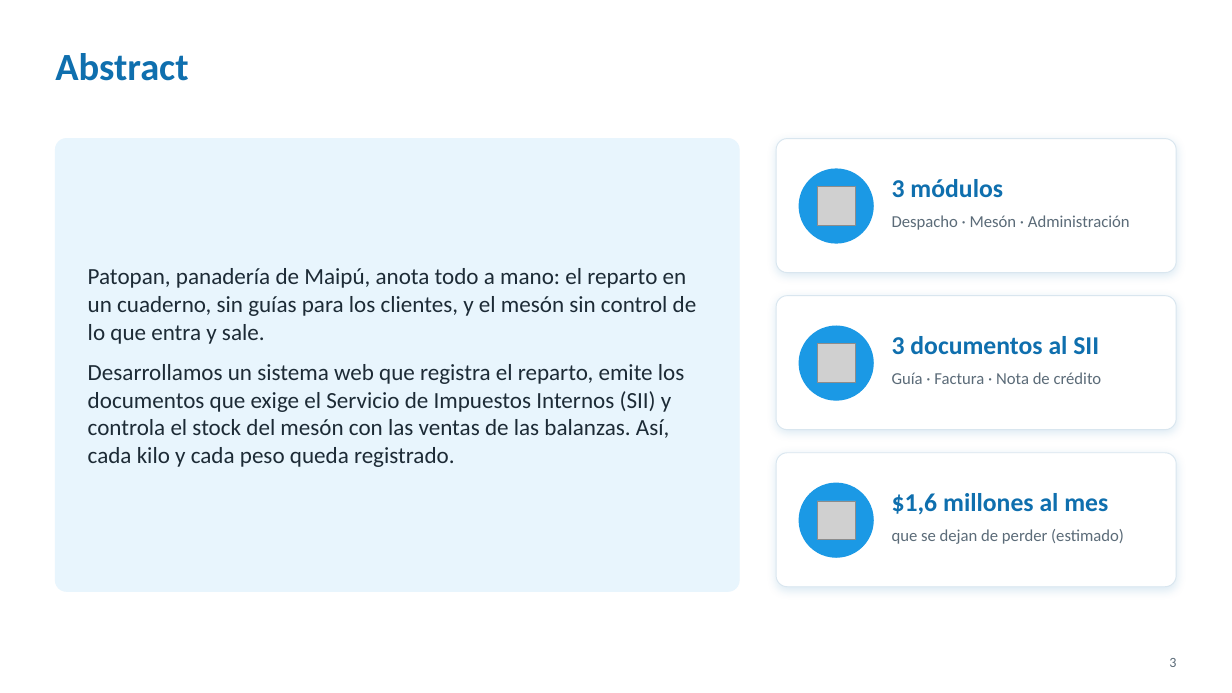
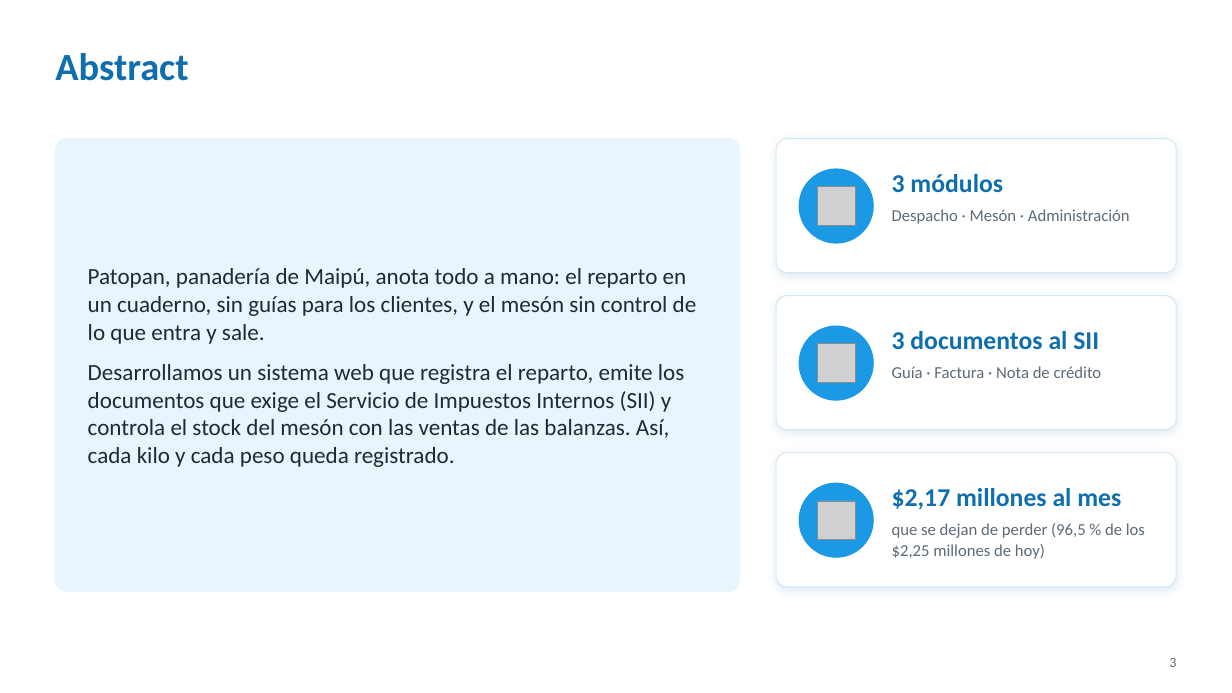
Before and after one commit to Javi3rr/proyecto-capstone, a slide deck: slide 3 of Fase 3/Evidencias Grupales/2. Presentación/Patopan_Presentacion_Final.pptx. Drawn at 1232x693 pixels with LibreOffice and Linux fonts; fonts in the diff are those of the drawing; grey boxes stand for pictures; background and template pictures are left out. Boxes give left, top, right and bottom in pixels: in the first picture for what was removed or moved away, otherwise in the second. Text is boxed around its words. In the diff, an @@ line names an element or a change of style, - is before the commit and + after.

```diff
--- a/Fase 3/Evidencias Grupales/2. Presentación/Patopan_Presentacion_Final.pptx
+++ b/Fase 3/Evidencias Grupales/2. Presentación/Patopan_Presentacion_Final.pptx
@@ text "3 módulos": place and size @@
-text "3 módulos" at <box>892,179,1003,197</box>
+text "3 módulos" at <box>892,174,1003,192</box>
@@ text "Despacho · Mesón · Administración": place and size @@
-text "Despacho · Mesón · Administración" at <box>892,215,1130,230</box>
+text "Despacho · Mesón · Administración" at <box>892,209,1130,224</box>
@@ text "3 documentos al SII": place and size @@
-text "3 documentos al SII" at <box>892,336,1099,354</box>
+text "3 documentos al SII" at <box>892,331,1099,349</box>
@@ text "Guía · Factura · Nota ...": place and size @@
-text "Guía · Factura · Nota ..." at <box>892,372,1102,384</box>
+text "Guía · Factura · Nota ..." at <box>892,366,1102,378</box>
@@ text at <box>892,488,1121,509</box>: text changed @@
-$1,6 millones al mes
+$2,17 millones al mes
@@ text at <box>892,523,1145,559</box>: text changed @@
-que se dejan de perder (estimado)
+que se dejan de perder (96,5 % de los $2,25 millones de hoy)
```
Also in this commit, not shown: 8 other slides changed, 5 slides added, 2 slides removed.
